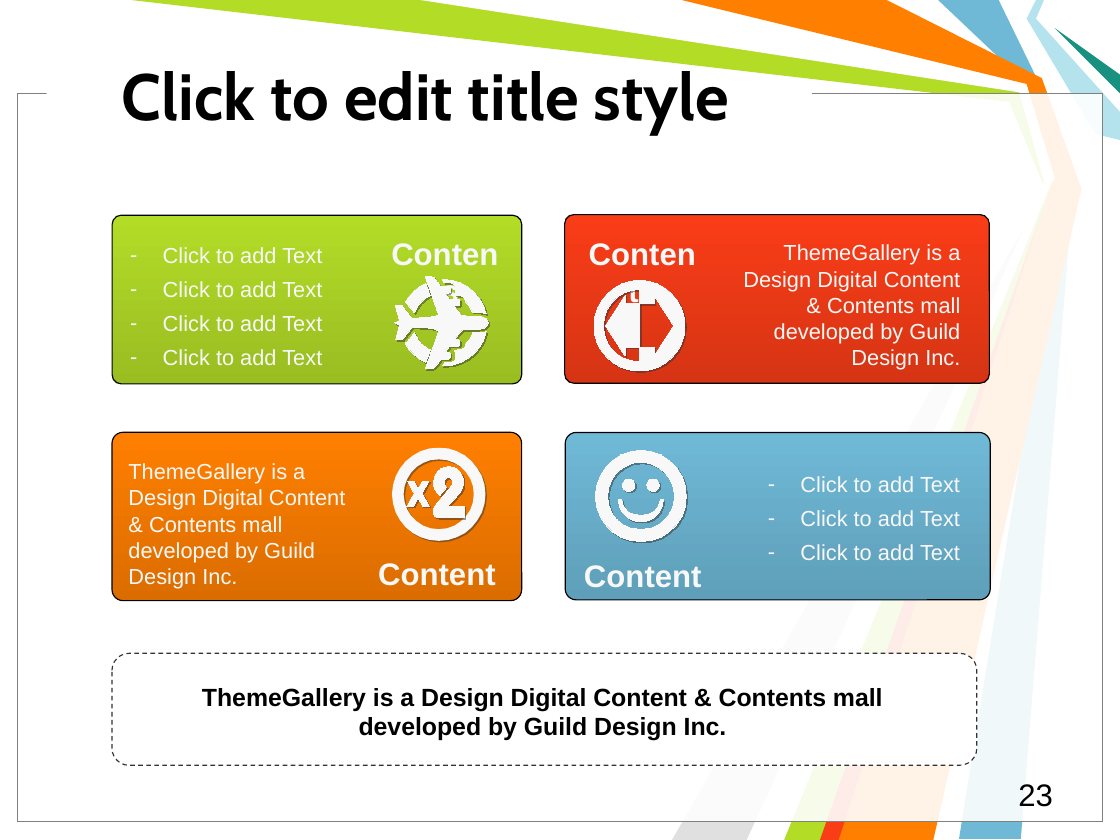
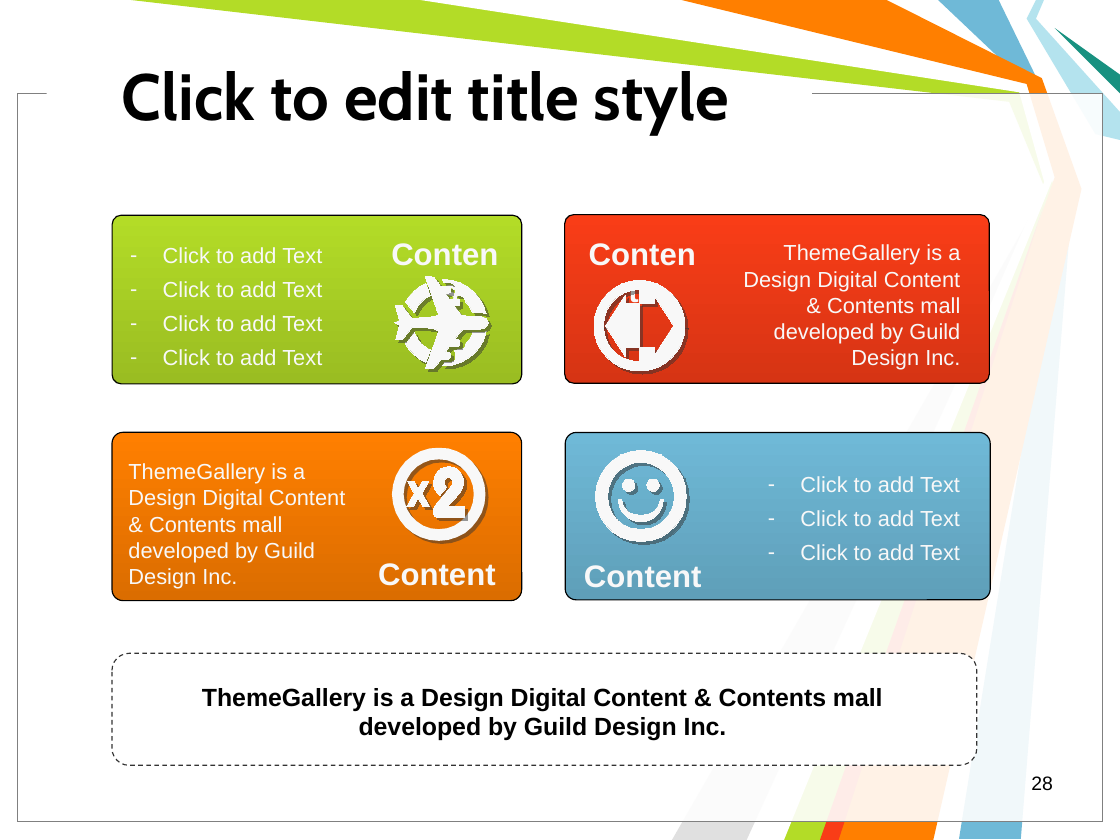
Before and after one commit to l432/Disser, a slide deck: slide 28 of Help/Dopovid/Olikh.ppt (slide 23 before the commit). Drawn at 1120x840 pixels with LibreOffice and Linux fonts; fonts in the diff are those of the drawing; background and template pictures are left out. Boxes give left, top, right and bottom in pixels: in the first picture for what was removed or moved away, otherwise in the second. Text is boxed around its words. In the diff, an @@ line names an element or a change of style, - is before the commit and + after.

```diff
--- a/Help/Dopovid/Olikh.ppt
+++ b/Help/Dopovid/Olikh.ppt
@@ shadow changed in 13 elements at box(596, 450, 687, 541), box(618, 479, 663, 522), box(442, 279, 486, 314), box(405, 333, 430, 363), box(405, 283, 430, 312), box(442, 332, 486, 366), box(394, 277, 487, 368), box(393, 449, 484, 540), box(433, 467, 465, 517), box(407, 482, 429, 506), box(595, 280, 685, 326), box(606, 296, 641, 356), box(595, 326, 685, 372) @@
@@ page number at box(1031, 776, 1053, 791): text changed; size 20 to 12.5 pt @@
-23
+28
```
Also in this commit, not shown: 10 other slides changed, 7 slides added, 2 slides removed, 9 other files.
